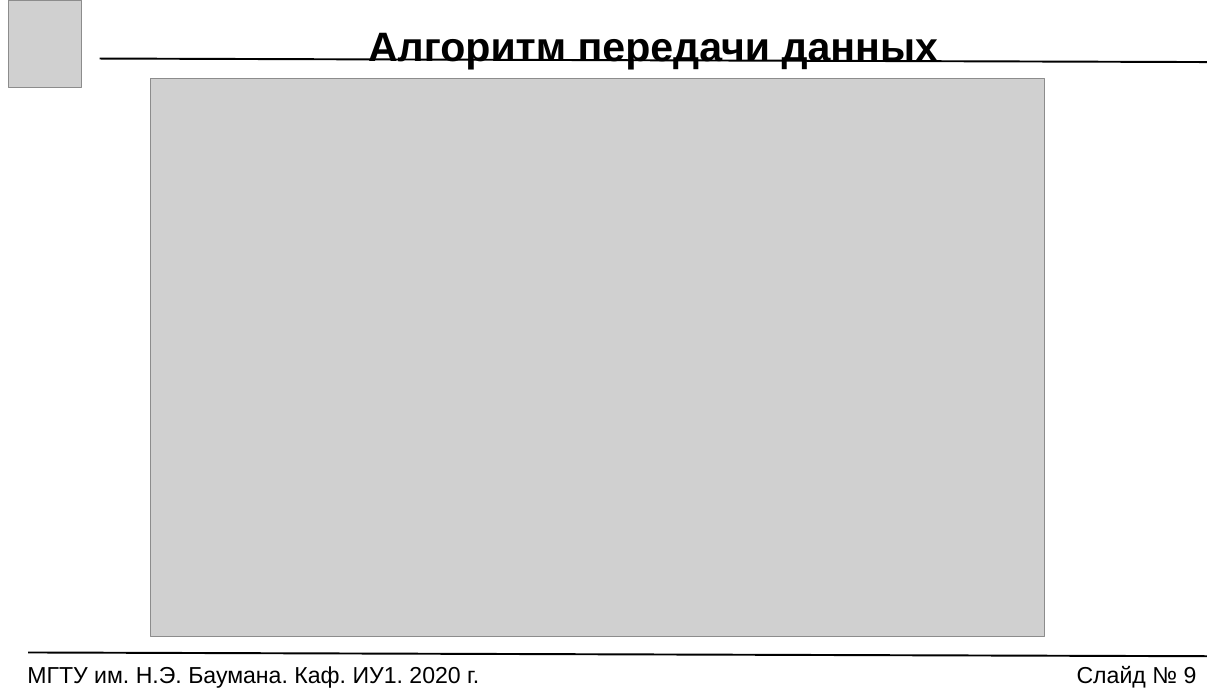
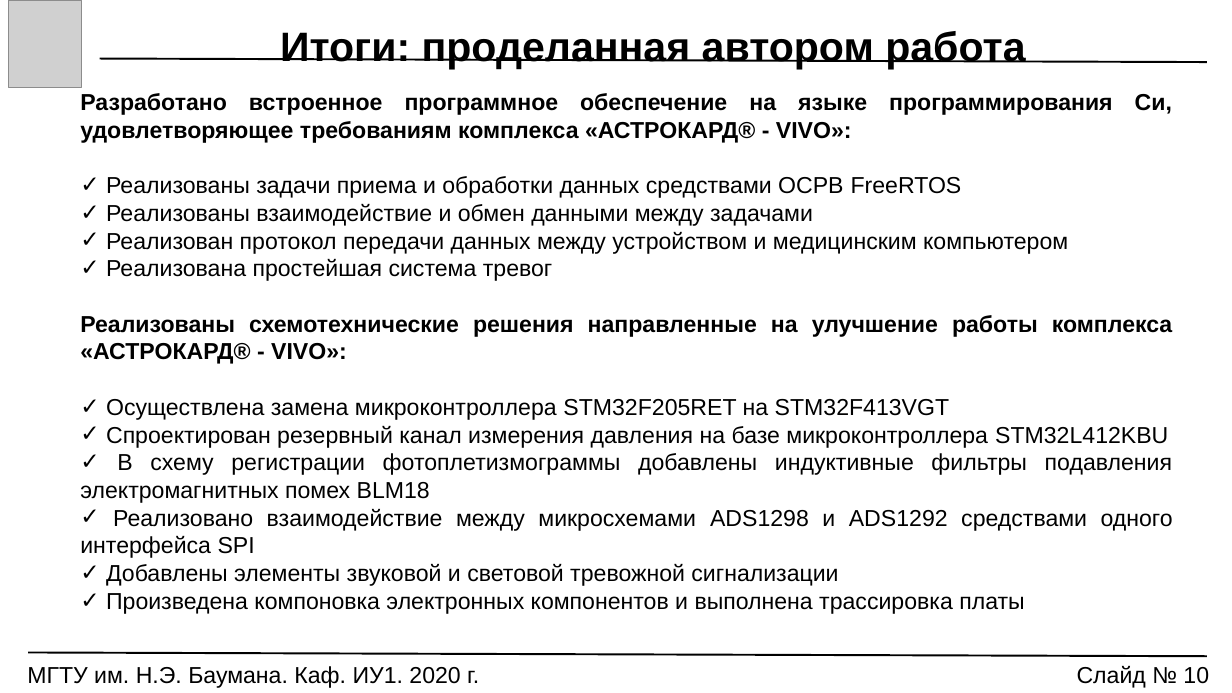
Before and after one commit to Markus85666/Graduation-Qualification-Work, a slide deck: slide 10 of РЕЧЬ_ПРЕЗЕНТАЦИЯ/VKR_Prezentatsia.pptx. Drawn at 1232x693 pixels with LibreOffice and Linux fonts; fonts in the diff are those of the drawing; grey boxes stand for pictures. Boxes give left, top, right and bottom in pixels: in the first picture for what was removed or moved away, otherwise in the second. Text is boxed around its words. In the diff, an @@ line names an element or a change of style, - is before the commit and + after.

```diff
--- a/РЕЧЬ_ПРЕЗЕНТАЦИЯ/VKR_Prezentatsia.pptx
+++ b/РЕЧЬ_ПРЕЗЕНТАЦИЯ/VKR_Prezentatsia.pptx
@@ text at (280, 31, 1025, 69): text changed @@
-Алгоритм передачи данных
+Итоги: проделанная автором работа
@@ picture removed at (151, 79, 1045, 637) @@
@@ text added at (80, 93, 1173, 614), 18 pt, text #000000 @@
+Разработано встроенное программное обеспечение на языке программирования Си, удовлетворяющее требованиям комплекса «АСТРОКАРД® - VIVO»:
+✓ Реализованы задачи приема и обработки данных средствами ОСРВ FreeRTOS
+✓ Реализованы взаимодействие и обмен данными между задачами
+✓ Реализован протокол передачи данных между устройством и медицинским компьютером
+✓ Реализована простейшая система тревог
+Реализованы схемотехнические решения направленные на улучшение работы комплекса «АСТРОКАРД® - VIVO»:
+✓ Осуществлена замена микроконтроллера STM32F205RET на STM32F413VGT
+✓ Спроектирован резервный канал измерения давления на базе микроконтроллера STM32L412KBU
+✓ В схему регистрации фотоплетизмограммы добавлены индуктивные фильтры подавления электромагнитных помех BLM18
+✓ Реализовано взаимодействие между микросхемами ADS1298 и ADS1292 средствами одного интерфейса SPI
+✓ Добавлены элементы звуковой и световой тревожной сигнализации
+✓ Произведена компоновка электронных компонентов и выполнена трассировка платы
@@ text at (1077, 666, 1209, 688): text changed @@
-Слайд № 9
+Слайд № 10
```
Also in this commit, not shown: 7 other slides changed, 1 slide added, 1 slide removed, 8 other files.
